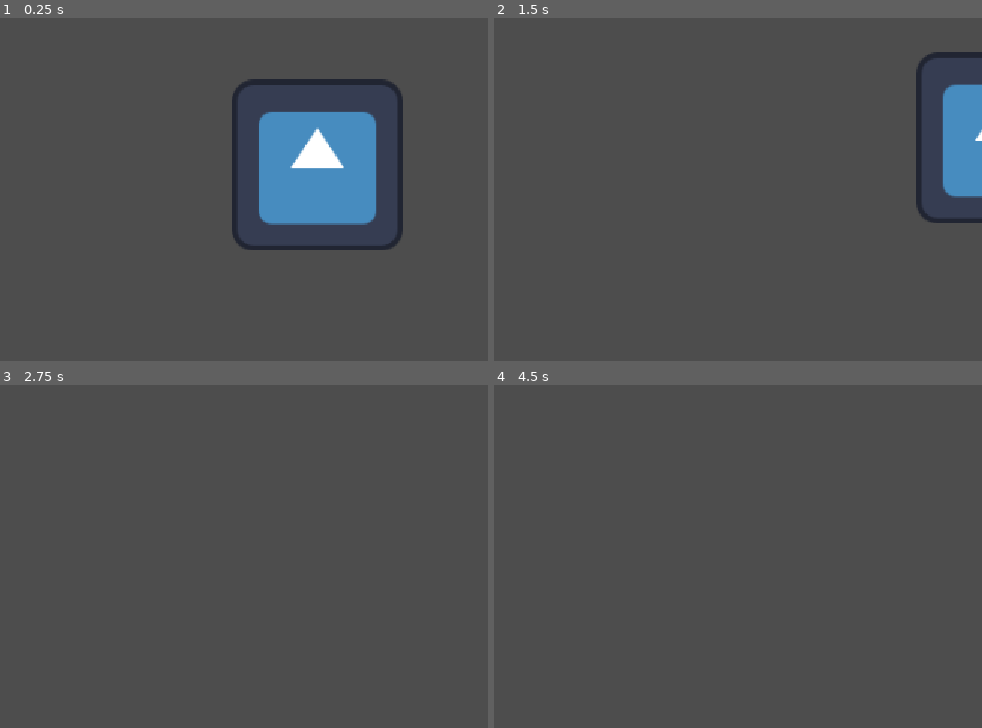
Above: before the commit, frames 1-4 (two rows, left to right).
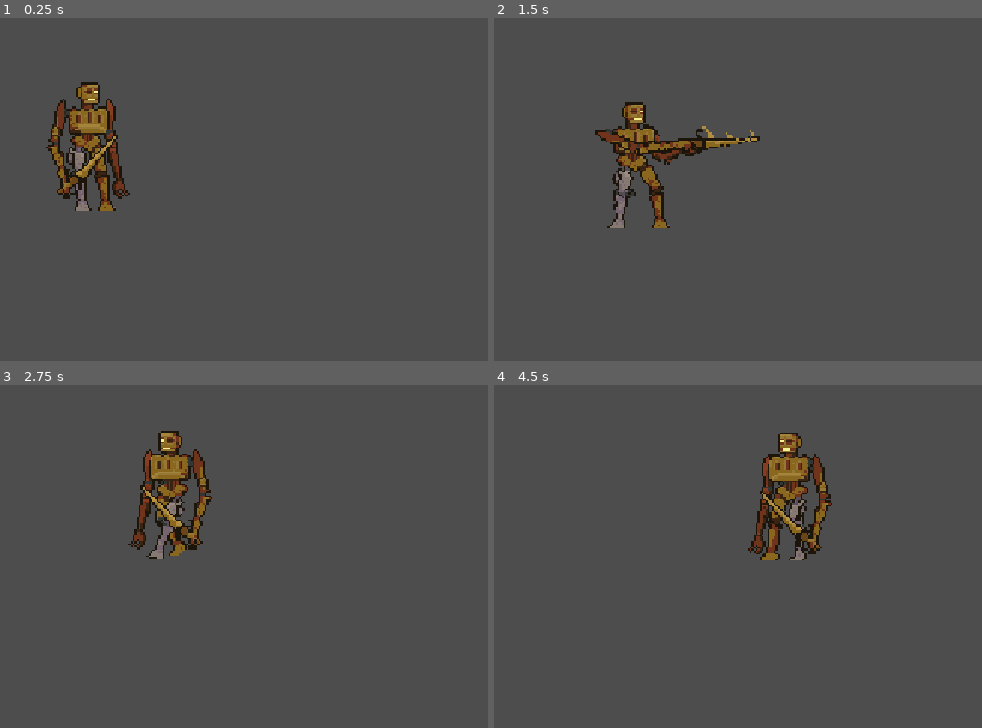
Above: after the commit, the same moments.

Repository: lajd-ufma/xet-minicurso-godot-2026
Game: Godot game, scene res://scenes/world.tscn
Same seed, same stepped clock (60 frames per second), same inputs: the game is played once before the commit and once after it. The engine's default icon, where the game draws it, is replaced by a stand-in: a white triangle on a blue panel in a dark square.
Inputs:
- Up to frame 1 (0.25 s): no input
- Up to frame 2 (1.5 s): hold J (atacar) 0.53-1.28 s; hold D (mover_direita) from 0.53 s (still down); tap Space (pular) at 0.77 s; tap J (atacar) at 1.35 s
- Up to frame 3 (2.75 s): tap Space (pular) at 1.52 s; release D (mover_direita) at 2.03 s; hold A (mover_esquerda) from 2.03 s (still down); hold K (consumir_item) from 2.03 s (still down); tap J (atacar) at 2.3 s
- Up to frame 4 (4.5 s): release A (mover_esquerda) at 2.78 s; release K (consumir_item) at 2.78 s; hold D (mover_direita) 2.78-4.28 s; tap J (atacar) at 2.85 s; tap Space (pular) at 3.02, 3.77 s; hold J (atacar) 3.53-4.28 s; hold A (mover_esquerda) from 4.28 s (still down); tap K (consumir_item) at 4.35 s

The runs differ from the first frame. In frame 1, 14% of the frame differs, in the area x 9-83%, y 17-68%; in frame 2, 6.9%; in frame 3, 3.4%; in frame 4, 3.5%.

Commit message:
Modulo 2 - Anmiações, Sprites, TileSets

Diff:
--- a/project.godot
+++ b/project.godot
@@ -54,12 +54,18 @@
 ]
 }
 
+[layer_names]
+
+2d_physics/layer_1="player"
+2d_physics/layer_2="world"
+
 [physics]
 
 3d/physics_engine="Jolt Physics"
 
 [rendering]
 
+textures/canvas_textures/default_texture_filter=0
 rendering_device/driver.windows="d3d12"
 renderer/rendering_method="gl_compatibility"
 renderer/rendering_method.mobile="gl_compatibility"
--- /dev/null
+++ b/scenes/fase_1_caldeiras.tscn
@@ -0,0 +1,111 @@
+[gd_scene format=3 uid="uid://c0v2omgc82st4"]
+
+[ext_resource type="Texture2D" uid="uid://bnvexg1lvu03n" path="res://assets/Tilemap/1a.png" id="1_qy0ep"]
+[ext_resource type="Texture2D" uid="uid://kvum4yfq7g7j" path="res://assets/Tilemap/tilemap.png" id="2_m0fiu"]
+[ext_resource type="Texture2D" uid="uid://cja1hn6em4ryc" path="res://assets/Tilemap/1b.png" id="3_ks8h7"]
+[ext_resource type="Texture2D" uid="uid://ra2g3d0bkm3v" path="res://assets/Tilemap/1c.png" id="4_xqusp"]
+[ext_resource type="Texture2D" uid="uid://boriu6bo46mxw" path="res://assets/Tilemap/2a.png" id="5_g2jyo"]
+[ext_resource type="Texture2D" uid="uid://dopdbjlvd1ey" path="res://assets/Tilemap/2b.png" id="6_6nsdf"]
+[ext_resource type="Texture2D" uid="uid://dx3lle0vfbtp3" path="res://assets/Tilemap/2c.png" id="7_tcxje"]
+[ext_resource type="Texture2D" uid="uid://bbm8rptw25w21" path="res://assets/Tilemap/3a.png" id="8_w8nps"]
+[ext_resource type="Texture2D" uid="uid://bf5ellg5j1j2i" path="res://assets/Tilemap/3b.png" id="9_k3iii"]
+[ext_resource type="Texture2D" uid="uid://c8y5f6gqbtirc" path="res://assets/Tilemap/3c.png" id="10_rbygd"]
+[ext_resource type="Texture2D" uid="uid://bciivg63y8uf7" path="res://assets/Sala das caldeiras.png" id="11_f62w6"]
+[ext_resource type="PackedScene" uid="uid://cpexknsg340pu" path="res://scenes/player.tscn" id="12_p6ae7"]
+
+[sub_resource type="TileSetAtlasSource" id="TileSetAtlasSource_4l0ot"]
+texture = ExtResource("1_qy0ep")
+texture_region_size = Vector2i(32, 32)
+0:0/0 = 0
+
+[sub_resource type="TileSetAtlasSource" id="TileSetAtlasSource_gtsar"]
+texture = ExtResource("2_m0fiu")
+texture_region_size = Vector2i(32, 32)
+0:0/0 = 0
+0:1/0 = 0
+1:0/0 = 0
+1:1/0 = 0
+2:0/0 = 0
+2:1/0 = 0
+2:2/0 = 0
+0:2/0 = 0
+1:2/0 = 0
+
+[sub_resource type="TileSetAtlasSource" id="TileSetAtlasSource_te2ap"]
+texture = ExtResource("3_ks8h7")
+texture_region_size = Vector2i(32, 32)
+0:0/0 = 0
+
+[sub_resource type="TileSetAtlasSource" id="TileSetAtlasSource_8lqux"]
+texture = ExtResource("4_xqusp")
+texture_region_size = Vector2i(32, 32)
+0:0/0 = 0
+
+[sub_resource type="TileSetAtlasSource" id="TileSetAtlasSource_cdff1"]
+texture = ExtResource("5_g2jyo")
+texture_region_size = Vector2i(32, 32)
+0:0/0 = 0
+
+[sub_resource type="TileSetAtlasSource" id="TileSetAtlasSource_c0gyx"]
+texture = ExtResource("6_6nsdf")
+texture_region_size = Vector2i(32, 32)
+0:0/0 = 0
+
+[sub_resource type="TileSetAtlasSource" id="TileSetAtlasSource_vlxus"]
+texture = ExtResource("7_tcxje")
+texture_region_size = Vector2i(32, 32)
+0:0/0 = 0
+
+[sub_resource type="TileSetAtlasSource" id="TileSetAtlasSource_x0bxi"]
+texture = ExtResource("8_w8nps")
+texture_region_size = Vector2i(32, 32)
+0:0/0 = 0
+
+[sub_resource type="TileSetAtlasSource" id="TileSetAtlasSource_i566c"]
+texture = ExtResource("9_k3iii")
+texture_region_size = Vector2i(32, 32)
+0:0/0 = 0
+
+[sub_resource type="TileSetAtlasSource" id="TileSetAtlasSource_evepa"]
+texture = ExtResource("10_rbygd")
+texture_region_size = Vector2i(32, 32)
+0:0/0 = 0
+
+[sub_resource type="TileSet" id="TileSet_w4mfu"]
+sources/1 = SubResource("TileSetAtlasSource_4l0ot")
+sources/2 = SubResource("TileSetAtlasSource_te2ap")
+sources/3 = SubResource("TileSetAtlasSource_8lqux")
+sources/4 = SubResource("TileSetAtlasSource_cdff1")
+sources/5 = SubResource("TileSetAtlasSource_c0gyx")
+sources/6 = SubResource("TileSetAtlasSource_vlxus")
+sources/7 = SubResource("TileSetAtlasSource_x0bxi")
+sources/8 = SubResource("TileSetAtlasSource_i566c")
+sources/9 = SubResource("TileSetAtlasSource_evepa")
+sources/10 = SubResource("TileSetAtlasSource_gtsar")
+
+[sub_resource type="RectangleShape2D" id="RectangleShape2D_qy0ep"]
+size = Vector2(1282.1481, 42.56717)
+
+[node name="Fase1Caldeiras" type="Node2D" unique_id=737980314]
+
+[node name="TileMapLayer" type="TileMapLayer" parent="." unique_id=2084379434]
+tile_set = SubResource("TileSet_w4mfu")
+
+[node name="Background" type="Sprite2D" parent="." unique_id=1816482260]
+position = Vector2(684.5, 391.5)
+scale = Vector2(1.0648438, 1.0847223)
+texture = ExtResource("11_f62w6")
+
+[node name="Player" parent="." unique_id=1160380794 instance=ExtResource("12_p6ae7")]
+position = Vector2(654, 619)
+scale = Vector2(1.5, 1.5)
+
+[node name="Floor" type="StaticBody2D" parent="." unique_id=1337527944]
+position = Vector2(684.5, 391.5)
+scale = Vector2(1.0648438, 1.0847223)
+collision_layer = 2
+
+[node name="CollisionShape2D" type="CollisionShape2D" parent="Floor" unique_id=162236618]
+position = Vector2(-0.13482666, 351.7029)
+scale = Vector2(0.99999976, 0.99999964)
+shape = SubResource("RectangleShape2D_qy0ep")
--- a/scenes/player.tscn
+++ b/scenes/player.tscn
@@ -1,18 +1,310 @@
 [gd_scene format=3 uid="uid://cpexknsg340pu"]
 
 [ext_resource type="Script" uid="uid://bot6wux0bhq4f" path="res://scripts/player.gd" id="1_g2els"]
-[ext_resource type="Texture2D" uid="uid://fyo5mhntesf4" path="res://icon.svg" id="2_qhqgy"]
+[ext_resource type="Texture2D" uid="uid://blqnm45tanwvr" path="res://assets/player/XET IDLE.png" id="2_qlg0r"]
+[ext_resource type="Texture2D" uid="uid://brll0qmvkduj4" path="res://assets/player/XET ATAQ1.png" id="3_tuyoq"]
+[ext_resource type="Texture2D" uid="uid://01qdxqh5kyk3" path="res://assets/player/XET DEATH.png" id="4_fjrip"]
+[ext_resource type="Texture2D" uid="uid://28ludrwyfkbh" path="res://assets/player/XET WALKy.png" id="5_smehm"]
 
 [sub_resource type="RectangleShape2D" id="RectangleShape2D_g4v7s"]
-size = Vector2(127.5, 128)
+size = Vector2(45, 67)
+
+[sub_resource type="Animation" id="Animation_ur7pv"]
+length = 0.001
+tracks/0/type = "value"
+tracks/0/imported = false
+tracks/0/enabled = true
+tracks/0/path = NodePath("Sprite2D:texture")
+tracks/0/interp = 1
+tracks/0/loop_wrap = true
+tracks/0/keys = {
+"times": PackedFloat32Array(0),
+"transitions": PackedFloat32Array(1),
+"update": 1,
+"values": [ExtResource("2_qlg0r")]
+}
+tracks/1/type = "value"
+tracks/1/imported = false
+tracks/1/enabled = true
+tracks/1/path = NodePath("Sprite2D:hframes")
+tracks/1/interp = 1
+tracks/1/loop_wrap = true
+tracks/1/keys = {
+"times": PackedFloat32Array(0),
+"transitions": PackedFloat32Array(1),
+"update": 1,
+"values": [4]
+}
+tracks/2/type = "value"
+tracks/2/imported = false
+tracks/2/enabled = true
+tracks/2/path = NodePath("Sprite2D:vframes")
+tracks/2/interp = 1
+tracks/2/loop_wrap = true
+tracks/2/keys = {
+"times": PackedFloat32Array(0),
+"transitions": PackedFloat32Array(1),
+"update": 1,
+"values": [1]
+}
+tracks/3/type = "value"
+tracks/3/imported = false
+tracks/3/enabled = true
+tracks/3/path = NodePath("Sprite2D:frame")
+tracks/3/interp = 1
+tracks/3/loop_wrap = true
+tracks/3/keys = {
+"times": PackedFloat32Array(0),
+"transitions": PackedFloat32Array(1),
+"update": 1,
+"values": [0]
+}
+
+[sub_resource type="Animation" id="Animation_y4r1p"]
+resource_name = "atack"
+length = 0.4
+step = 0.1
+tracks/0/type = "value"
+tracks/0/imported = false
+tracks/0/enabled = true
+tracks/0/path = NodePath("Sprite2D:texture")
+tracks/0/interp = 1
+tracks/0/loop_wrap = true
+tracks/0/keys = {
+"times": PackedFloat32Array(0),
+"transitions": PackedFloat32Array(1),
+"update": 1,
+"values": [ExtResource("3_tuyoq")]
+}
+tracks/1/type = "value"
+tracks/1/imported = false
+tracks/1/enabled = true
+tracks/1/path = NodePath("Sprite2D:hframes")
+tracks/1/interp = 1
+tracks/1/loop_wrap = true
+tracks/1/keys = {
+"times": PackedFloat32Array(0),
+"transitions": PackedFloat32Array(1),
+"update": 1,
+"values": [4]
+}
+tracks/2/type = "value"
+tracks/2/imported = false
+tracks/2/enabled = true
+tracks/2/path = NodePath("Sprite2D:vframes")
+tracks/2/interp = 1
+tracks/2/loop_wrap = true
+tracks/2/keys = {
+"times": PackedFloat32Array(0),
+"transitions": PackedFloat32Array(1),
+"update": 1,
+"values": [1]
+}
+tracks/3/type = "value"
+tracks/3/imported = false
+tracks/3/enabled = true
+tracks/3/path = NodePath("Sprite2D:frame")
+tracks/3/interp = 1
+tracks/3/loop_wrap = true
+tracks/3/keys = {
+"times": PackedFloat32Array(0, 0.1, 0.2, 0.3),
+"transitions": PackedFloat32Array(1, 1, 1, 1),
+"update": 1,
+"values": [0, 1, 2, 3]
+}
+
+[sub_resource type="Animation" id="Animation_d2wvv"]
+resource_name = "death"
+length = 1.5
+step = 0.15
+tracks/0/type = "value"
+tracks/0/imported = false
+tracks/0/enabled = true
+tracks/0/path = NodePath("Sprite2D:texture")
+tracks/0/interp = 1
+tracks/0/loop_wrap = true
+tracks/0/keys = {
+"times": PackedFloat32Array(0),
+"transitions": PackedFloat32Array(1),
+"update": 1,
+"values": [ExtResource("4_fjrip")]
+}
+tracks/1/type = "value"
+tracks/1/imported = false
+tracks/1/enabled = true
+tracks/1/path = NodePath("Sprite2D:hframes")
+tracks/1/interp = 1
+tracks/1/loop_wrap = true
+tracks/1/keys = {
+"times": PackedFloat32Array(0),
+"transitions": PackedFloat32Array(1),
+"update": 1,
+"values": [10]
+}
+tracks/2/type = "value"
+tracks/2/imported = false
+tracks/2/enabled = true
+tracks/2/path = NodePath("Sprite2D:vframes")
+tracks/2/interp = 1
+tracks/2/loop_wrap = true
+tracks/2/keys = {
+"times": PackedFloat32Array(0),
+"transitions": PackedFloat32Array(1),
+"update": 1,
+"values": [1]
+}
+tracks/3/type = "value"
+tracks/3/imported = false
+tracks/3/enabled = true
+tracks/3/path = NodePath("Sprite2D:frame")
+tracks/3/interp = 1
+tracks/3/loop_wrap = true
+tracks/3/keys = {
+"times": PackedFloat32Array(0, 0.14285715, 0.2857143, 0.42857143, 0.5714286, 0.71428573, 0.85714287, 1, 1.1428572, 1.2857143),
+"transitions": PackedFloat32Array(1, 1, 1, 1, 1, 1, 1, 1, 1, 1),
+"update": 1,
+"values": [0, 1, 2, 3, 4, 5, 6, 7, 8, 9]
+}
+
+[sub_resource type="Animation" id="Animation_3v2ag"]
+resource_name = "idle"
+length = 0.7
+loop_mode = 1
+step = 0.2
+tracks/0/type = "value"
+tracks/0/imported = false
+tracks/0/enabled = true
+tracks/0/path = NodePath("Sprite2D:texture")
+tracks/0/interp = 1
+tracks/0/loop_wrap = true
+tracks/0/keys = {
+"times": PackedFloat32Array(0),
+"transitions": PackedFloat32Array(1),
+"update": 1,
+"values": [ExtResource("2_qlg0r")]
+}
+tracks/1/type = "value"
+tracks/1/imported = false
+tracks/1/enabled = true
+tracks/1/path = NodePath("Sprite2D:hframes")
+tracks/1/interp = 1
+tracks/1/loop_wrap = true
+tracks/1/keys = {
+"times": PackedFloat32Array(0),
+"transitions": PackedFloat32Array(1),
+"update": 1,
+"values": [4]
+}
+tracks/2/type = "value"
+tracks/2/imported = false
+tracks/2/enabled = true
+tracks/2/path = NodePath("Sprite2D:vframes")
+tracks/2/interp = 1
+tracks/2/loop_wrap = true
+tracks/2/keys = {
+"times": PackedFloat32Array(0),
+"transitions": PackedFloat32Array(1),
+"update": 1,
+"values": [1]
+}
+tracks/3/type = "value"
+tracks/3/imported = false
+tracks/3/enabled = true
+tracks/3/path = NodePath("Sprite2D:frame")
+tracks/3/interp = 1
+tracks/3/loop_wrap = true
+tracks/3/keys = {
+"times": PackedFloat32Array(0, 0.2, 0.4, 0.6),
+"transitions": PackedFloat32Array(1, 1, 1, 1),
+"update": 1,
+"values": [0, 1, 2, 3]
+}
+
+[sub_resource type="Animation" id="Animation_jej6c"]
+resource_name = "walk"
+length = 0.7
+loop_mode = 1
+step = 0.1
+tracks/0/type = "value"
+tracks/0/imported = false
+tracks/0/enabled = true
+tracks/0/path = NodePath("Sprite2D:texture")
+tracks/0/interp = 1
+tracks/0/loop_wrap = true
+tracks/0/keys = {
+"times": PackedFloat32Array(0),
+"transitions": PackedFloat32Array(1),
+"update": 1,
+"values": [ExtResource("5_smehm")]
+}
+tracks/1/type = "value"
+tracks/1/imported = false
+tracks/1/enabled = true
+tracks/1/path = NodePath("Sprite2D:hframes")
+tracks/1/interp = 1
+tracks/1/loop_wrap = true
+tracks/1/keys = {
+"times": PackedFloat32Array(0),
+"transitions": PackedFloat32Array(1),
+"update": 1,
+"values": [7]
+}
+tracks/2/type = "value"
+tracks/2/imported = false
+tracks/2/enabled = true
+tracks/2/path = NodePath("Sprite2D:vframes")
+tracks/2/interp = 1
+tracks/2/loop_wrap = true
+tracks/2/keys = {
+"times": PackedFloat32Array(0),
+"transitions": PackedFloat32Array(1),
+"update": 1,
+"values": [1]
+}
+tracks/3/type = "value"
+tracks/3/imported = false
+tracks/3/enabled = true
+tracks/3/path = NodePath("Sprite2D:frame")
+tracks/3/interp = 1
+tracks/3/loop_wrap = true
+tracks/3/keys = {
+"times": PackedFloat32Array(0, 0.099999994, 0.19999999, 0.3, 0.4, 0.5, 0.6),
+"transitions": PackedFloat32Array(1, 1, 1, 1, 1, 1, 1),
+"update": 1,
+"values": [0, 1, 2, 3, 4, 5, 6]
+}
+
+[sub_resource type="AnimationLibrary" id="AnimationLibrary_f1ej7"]
+_data = {
+&"RESET": SubResource("Animation_ur7pv"),
+&"atack": SubResource("Animation_y4r1p"),
+&"death": SubResource("Animation_d2wvv"),
+&"idle": SubResource("Animation_3v2ag"),
+&"walk": SubResource("Animation_jej6c")
+}
 
 [node name="Player" type="CharacterBody2D" unique_id=1160380794 groups=["Player"]]
-collision_mask = 3
+collision_mask = 2
 script = ExtResource("1_g2els")
 
-[node name="Sprite2D" type="Sprite2D" parent="." unique_id=162950556]
-texture = ExtResource("2_qhqgy")
-
 [node name="CollisionShape2D" type="CollisionShape2D" parent="." unique_id=1823042387]
-position = Vector2(0.25, 0)
+position = Vector2(-1.5, -1.5)
 shape = SubResource("RectangleShape2D_g4v7s")
+
+[node name="Sprite2D" type="Sprite2D" parent="." unique_id=1191349528]
+texture_filter = 1
+texture = ExtResource("2_qlg0r")
+hframes = 4
+
+[node name="AnimationPlayer" type="AnimationPlayer" parent="." unique_id=547889165]
+libraries/ = SubResource("AnimationLibrary_f1ej7")
+autoplay = &"idle"
+
+[node name="Camera2D" type="Camera2D" parent="." unique_id=1036756710]
+zoom = Vector2(1.5, 1.5)
+limit_left = 0
+limit_top = 0
+limit_right = 1370
+limit_bottom = 780
+limit_smoothed = true
+position_smoothing_enabled = true
--- a/scenes/world.tscn
+++ b/scenes/world.tscn
@@ -1,7 +1,6 @@
 [gd_scene format=3 uid="uid://defgmdyxxup6x"]
 
 [ext_resource type="PackedScene" uid="uid://cpexknsg340pu" path="res://scenes/player.tscn" id="1_rwgxs"]
-[ext_resource type="PackedScene" uid="uid://5r8pcgu6gmds" path="res://scenes/moeda.tscn" id="2_4wyf3"]
 
 [sub_resource type="RectangleShape2D" id="RectangleShape2D_yf5fn"]
 size = Vector2(613.5, 108)
@@ -19,21 +18,3 @@
 position = Vector2(308, 341)
 shape = SubResource("RectangleShape2D_yf5fn")
 debug_color = Color(0.16740584, 0.6442846, 1.92523e-07, 0.41960785)
-
-[node name="Moeda" parent="." unique_id=455794134 instance=ExtResource("2_4wyf3")]
-position = Vector2(256, 224)
-
-[node name="Moeda2" parent="." unique_id=1345927698 instance=ExtResource("2_4wyf3")]
-position = Vector2(144, 228)
-
-[node name="Moeda3" parent="." unique_id=29436971 instance=ExtResource("2_4wyf3")]
-position = Vector2(184, 148)
-
-[node name="Moeda4" parent="." unique_id=1786817757 instance=ExtResource("2_4wyf3")]
-position = Vector2(356, 200)
-
-[node name="Moeda5" parent="." unique_id=1563601249 instance=ExtResource("2_4wyf3")]
-position = Vector2(60, 184)
-
-[node name="Moeda6" parent="." unique_id=1196381569 instance=ExtResource("2_4wyf3")]
-position = Vector2(60, 252)
--- a/scripts/player.gd
+++ b/scripts/player.gd
@@ -3,6 +3,12 @@
 var moedas_count:int = 0
 signal pegou_moeda
 signal pegou_cogumelo
+
+@onready var sprite: Sprite2D = $Sprite2D
+@onready var anim: AnimationPlayer = $AnimationPlayer
+
+var morto: bool = false
+var atacando: bool = false
 
 const SPEED = 300.0
 const JUMP_VELOCITY = -400.0
@@ -10,21 +16,27 @@
 func _ready() -> void:
 	pegou_moeda.connect(incrementar_contador_moeda)
 	pegou_cogumelo.connect(crescer)
+	anim.play("idle")
 
 func crescer():
-	var tween:Tween = get_tree().create_tween()
-	tween.tween_property(self, "scale", Vector2(2,2), 5)
+	var tween: Tween = get_tree().create_tween()
+	tween.tween_property(self, "scale", Vector2(2, 2), 5)
 
 func incrementar_contador_moeda():
 	moedas_count += 1
 	print(moedas_count)
 
 func _input(event: InputEvent) -> void:
+	if morto:
+		return
 	if event.is_action_pressed("atacar") and not event.is_echo():
+		iniciar_ataque()
 		print("ataca")
 	if event.is_action_pressed("consumir_item") and not event.is_echo():
 		print("consome item")
 func _physics_process(delta: float) -> void:
+	if morto:
+		return
 	# Add the gravity.
 	if not is_on_floor():
 		velocity += get_gravity() * delta
@@ -36,9 +48,46 @@
 	# Get the input direction and handle the movement/deceleration.
 	# As good practice, you should replace UI actions with custom gameplay actions.
 	var direction := Input.get_axis("mover_esquerda", "mover_direita")
-	if direction:
-		velocity.x = direction * SPEED
+
+	if atacando:
+		velocity.x = 0
 	else:
-		velocity.x = move_toward(velocity.x, 0, SPEED)
+		if direction:
+			velocity.x = direction * SPEED
+			sprite.flip_h = direction < 0
+		else:
+			velocity.x = move_toward(velocity.x, 0, SPEED)
 
 	move_and_slide()
+
+	if not atacando:
+		if abs(velocity.x) > 1:
+			tocar_animacao("walk")
+		else:
+			tocar_animacao("idle")
+
+func tocar_animacao(nome: String) -> void:
+	if anim.current_animation != nome:
+		anim.play(nome)
+
+
+func iniciar_ataque() -> void:
+	if morto or atacando:
+		return
+
+	atacando = true
+	anim.play("atack")
+	await anim.animation_finished
+	atacando = false
+
+
+func morrer() -> void:
+	if morto:
+		return
+
+	morto = true
+	velocity.x = 0
+	anim.play("death")
+	await anim.animation_finished
+
+	queue_free()
Binary file added: assets/Background base_transição.png
Not shown, added: assets/Background base_transição.png.import
Binary file added: assets/Fábrica.png
Not shown, added: assets/Fábrica.png.import
Binary file added: assets/Fábrica/BG1.png
Not shown, added: assets/Fábrica/BG1.png.import
Binary file added: assets/Fábrica/BG2.png
Not shown, added: assets/Fábrica/BG2.png.import
Binary file added: assets/Fábrica/BG3.png
Not shown, added: assets/Fábrica/BG3.png.import
Binary file added: assets/Fábrica/BG4.png
Not shown, added: assets/Fábrica/BG4.png.import
(and 886 more such lines)
